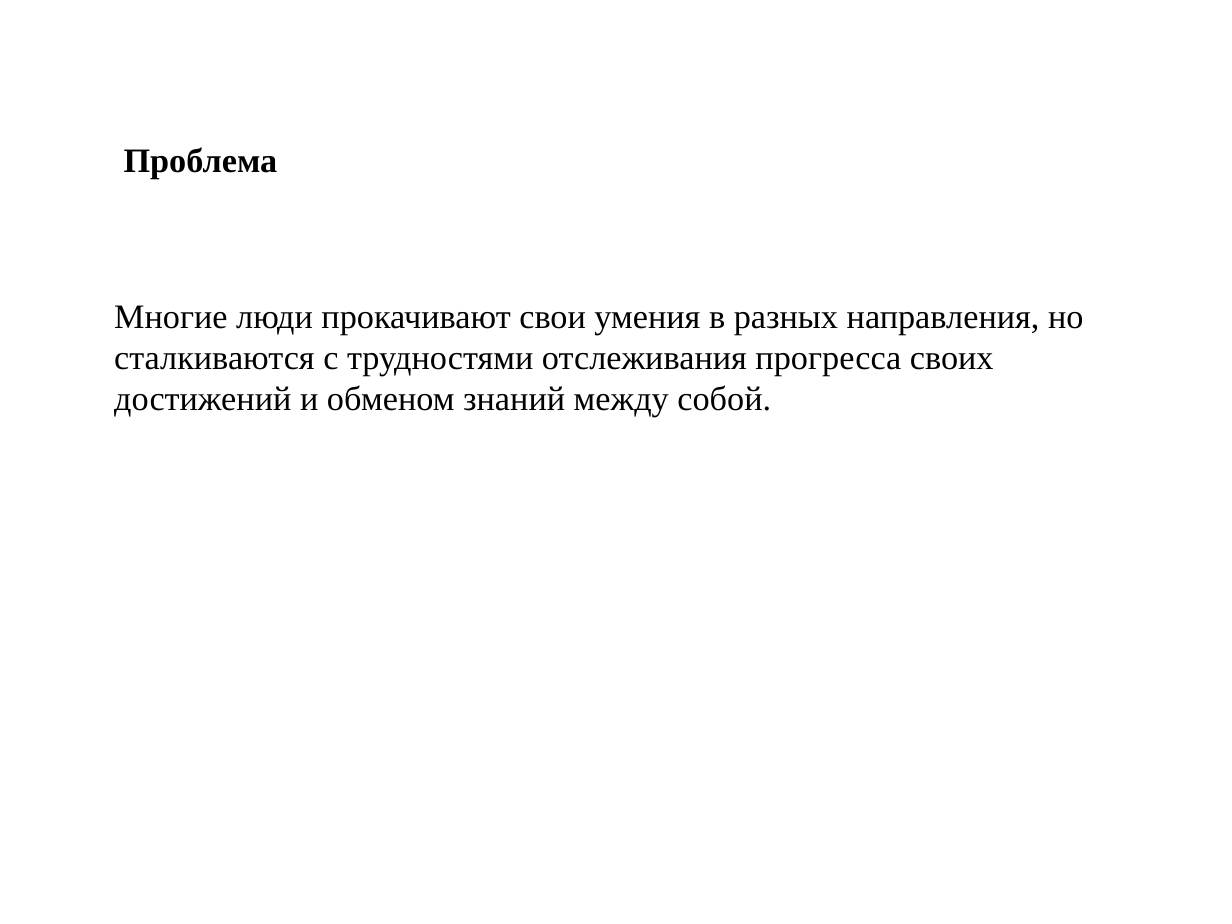
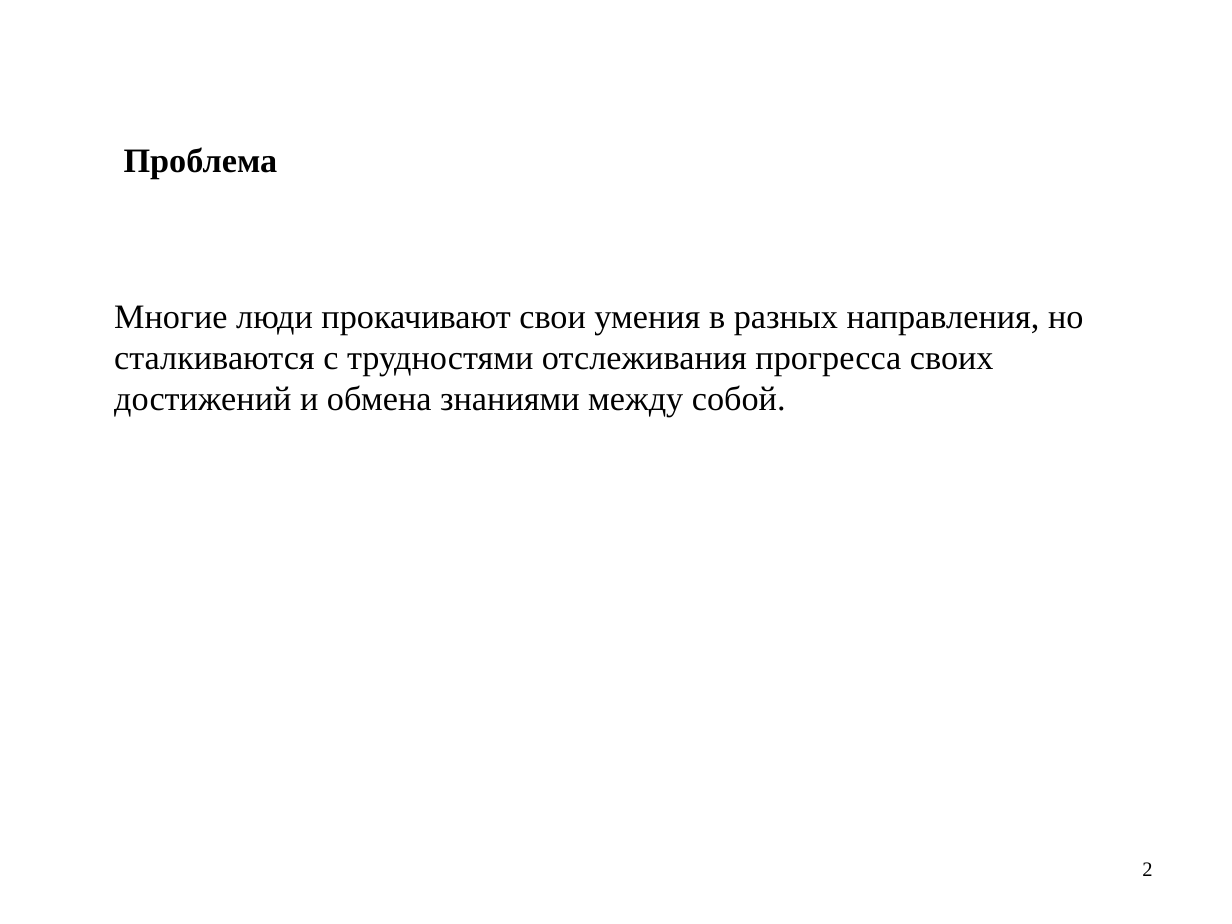
Before and after one commit to DureevaElena/ProgressTracker, a slide deck: slide 2 of Documentation/Презентация ТЗ.pptx. Drawn at 1232x924 pixels with LibreOffice and Linux fonts; fonts in the diff are those of the drawing. Boxes give left, top, right and bottom in pixels: in the first picture for what was removed or moved away, otherwise in the second. Text is boxed around its words. In the diff, an @@ line names an element or a change of style, - is before the commit and + after.

Commit message:
Update presentation

```diff
--- a/Documentation/Презентация ТЗ.pptx
+++ b/Documentation/Презентация ТЗ.pptx
@@ text at <box>114,305,1083,417</box>: text changed @@
-Многие люди прокачивают свои умения в разных направления, но сталкиваются с трудностями отслеживания прогресса своих достижений и обменом знаний между собой.
+Многие люди прокачивают свои умения в разных направления, но сталкиваются с трудностями отслеживания прогресса своих достижений и обмена знаниями между собой.
@@ text added at <box>1142,862,1152,876</box>, 12 pt, text #000000 @@
+2
```
Also in this commit, not shown: 8 other slides changed, 2 slides added, 1 slide removed, 1 other file.
